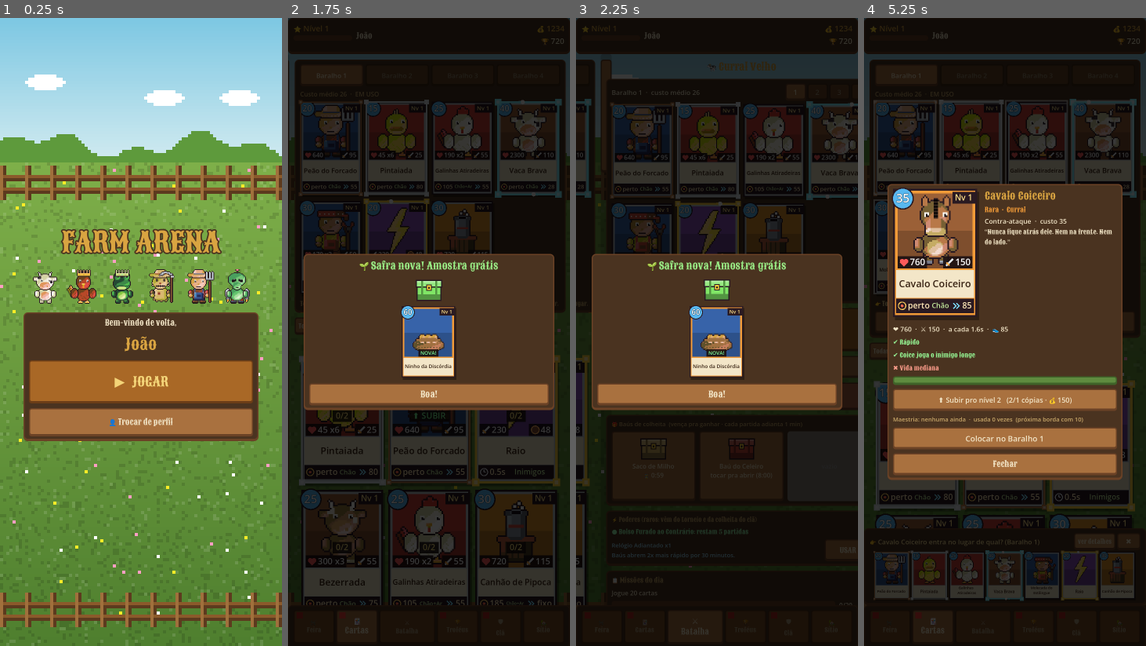
Above: before the commit, frames 1-4 (left to right).
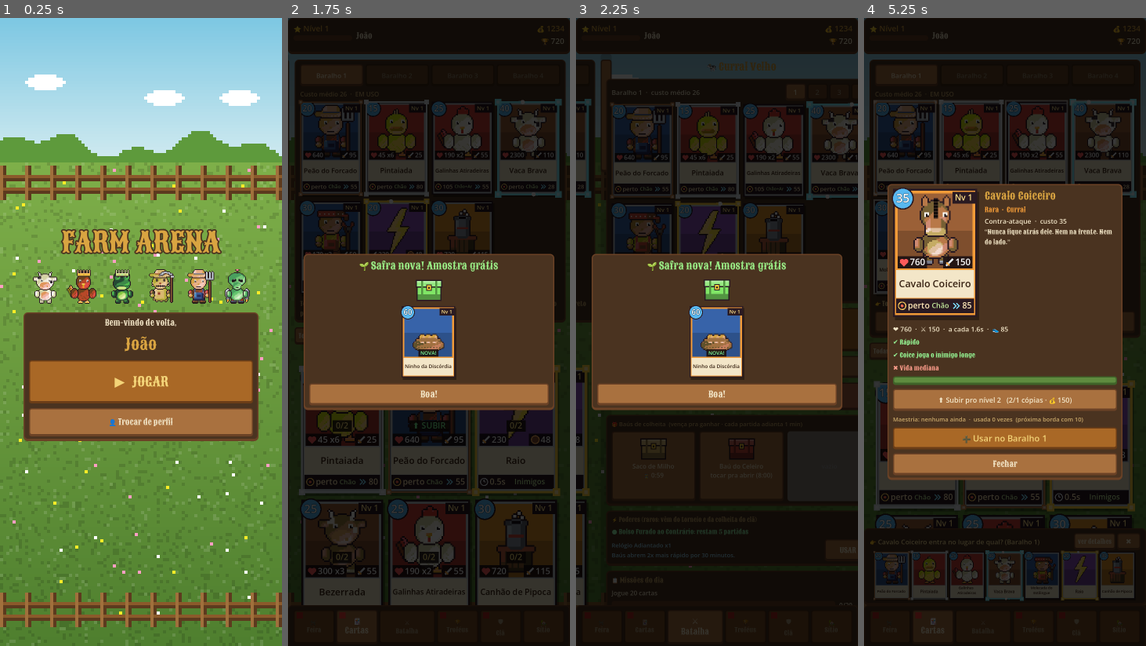
Above: after the commit, the same moments.

Repository: Generadevde/farmarena
Game: Godot game, scene res://ci/shot.tscn
The game is run twice, just before and just after one commit, with the same random seed, the same clock (stepped at 60 frames per second) and the same inputs. This scene is started directly instead of the project's main scene. The engine's default icon, where the game draws it, is replaced by a stand-in: a white triangle on a blue panel in a dark square.
Inputs:
- Up to frame 1 (0.25 s): no input
- Up to frame 2 (1.75 s): click "1" at 0.5 s; click "🎁 Presente do dia -- PEGAR!" at 1.25 s
- Up to frame 3 (2.25 s): click "Baralho 1" at 2 s
- Up to frame 4 (5.25 s): click "1" at 2.75 s; click "200 pts Saco de Milho" at 3.5 s; click "🎬 Replays salvos" at 4.25 s; click "ver detalhes" at 5 s

Frame 1 is identical in both runs. In frame 2, 11% of the frame differs, in the area x 3-97%, y 47-94%; in frame 3, 0.5%; in frame 4, 2.2%.

Commit message:
Coleção: toque abre a descrição com botão Usar no baralho; segurar e arrastar vai direto
Co-Authored-By: Claude Fable 5.2 <noreply@anthropic.com>
Claude-Session: https://claude.ai/code/session_01F2c9wwKpd4XWAaAeM55Dzi

Diff:
--- a/Scripts/hub.gd
+++ b/Scripts/hub.gd
@@ -592,7 +592,7 @@
 		v.tapped.connect(_on_deck_slot_tapped.bind(i))
 		g.add_child(v)
 		_drop_targets.append([v, i])
-	var hint = "Toque numa carta e depois no lugar do baralho. Ou SEGURE o dedo na carta e arraste até o lugar."
+	var hint = "Toque numa carta pra ver a descrição e usar no baralho. Ou SEGURE o dedo nela e arraste direto pro lugar."
 	if _pending_card != null:
 		hint = "👉 Toque na posição do baralho onde %s vai entrar." % _pending_card.card_name
 	elif _pending_index != -1:
@@ -824,15 +824,9 @@
 		_cancel_placing()
 		_queue_refresh()
 		return
-	# toque = escolher com o dedo (toque de novo desmarca)
-	if _pending_card == card:
-		_cancel_placing()
-	elif Progresso.deck_paths(_deck_slot).has(card.resource_path):
-		_cancel_placing()
-		_show_card_popup(card)  # já está no baralho: só mostra os detalhes
-	else:
-		_pending_card = card
-	_queue_refresh()
+	# toque = abre a descrição (lá tem o botão "Usar no baralho"); pra ir direto, segure e arraste
+	_cancel_placing()
+	_show_card_popup(card)
 
 
 # ---------------------------------------------------------------- popup de carta
@@ -931,7 +925,9 @@
 			mtext += "  (próxima borda com %d)" % mp[1]
 		v.add_child(_wrap(mtext, 15, Progresso.MASTERY_COLORS[m] if m > 0 else ThemeBuilder.COLOR_STAT_LABEL))
 		if !Progresso.deck_paths(_deck_slot).has(card.resource_path):
-			v.add_child(_button("Colocar no Baralho %d" % (_deck_slot + 1), _begin_place.bind(card, v)))
+			var use_b = _button("➕ Usar no Baralho %d" % (_deck_slot + 1), _begin_place.bind(card, v), 22)
+			use_b.modulate = Color(1.0, 0.92, 0.6)
+			v.add_child(use_b)
 	else:
 		v.add_child(_wrap("Você ainda não tem esta carta. Ela aparece nos baús e na Feira a partir da Arena %d." % maxi(1, card.unlock_arena), 16, Color(1, 0.85, 0.5)))
 	v.add_child(_button("Fechar", _close.bind(v)))
--- a/ci/shot.gd
+++ b/ci/shot.gd
@@ -65,7 +65,8 @@
 	await _shot("carta")
 	for n in get_tree().get_nodes_in_group("hub_popup"):
 		n.queue_free()
-	hub._on_collection_tapped(Catalogo.card("cavalo_coiceiro"))
+	hub._pending_card = Catalogo.card("cavalo_coiceiro")
+	hub._queue_refresh()
 	await get_tree().create_timer(0.4).timeout
 	await _shot("escolher")
 	hub._cancel_placing_and_refresh()
